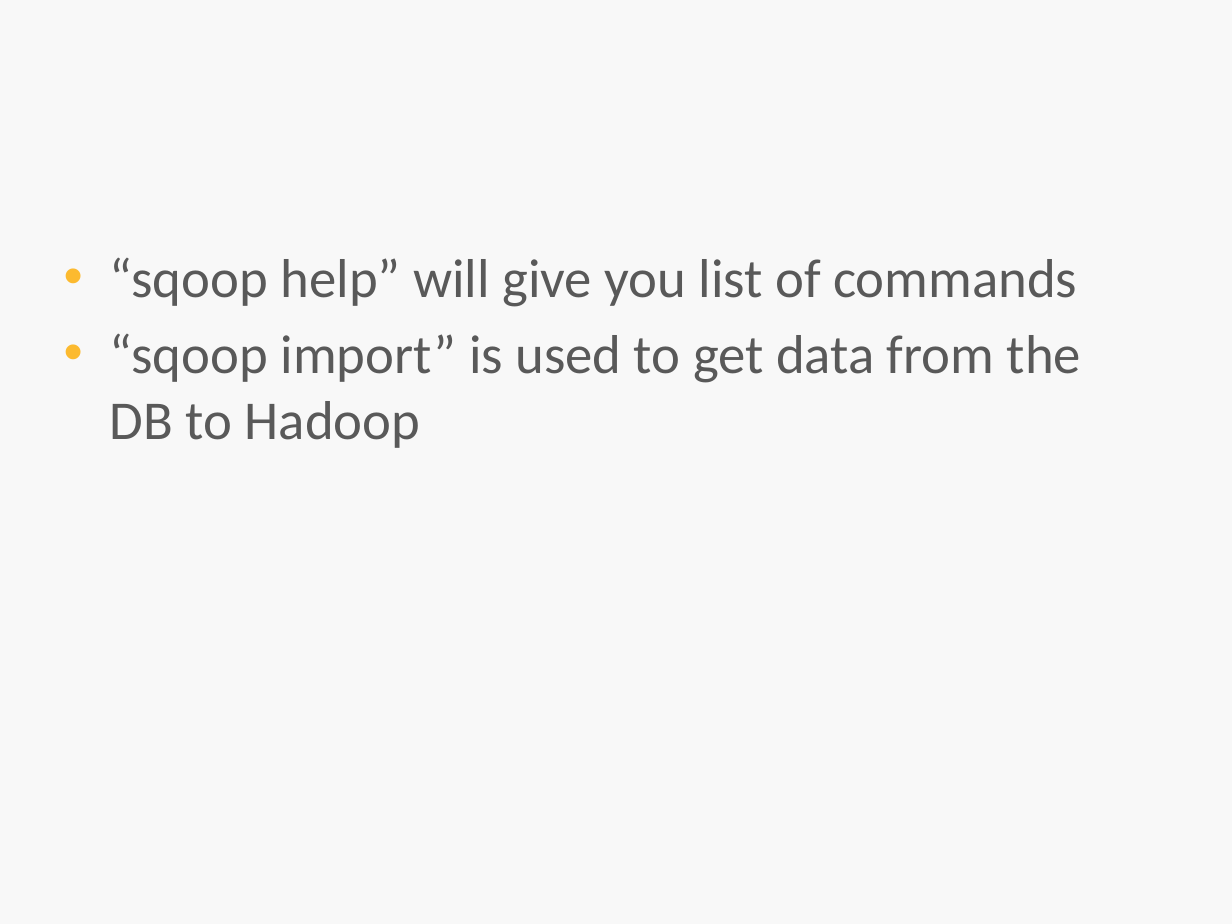
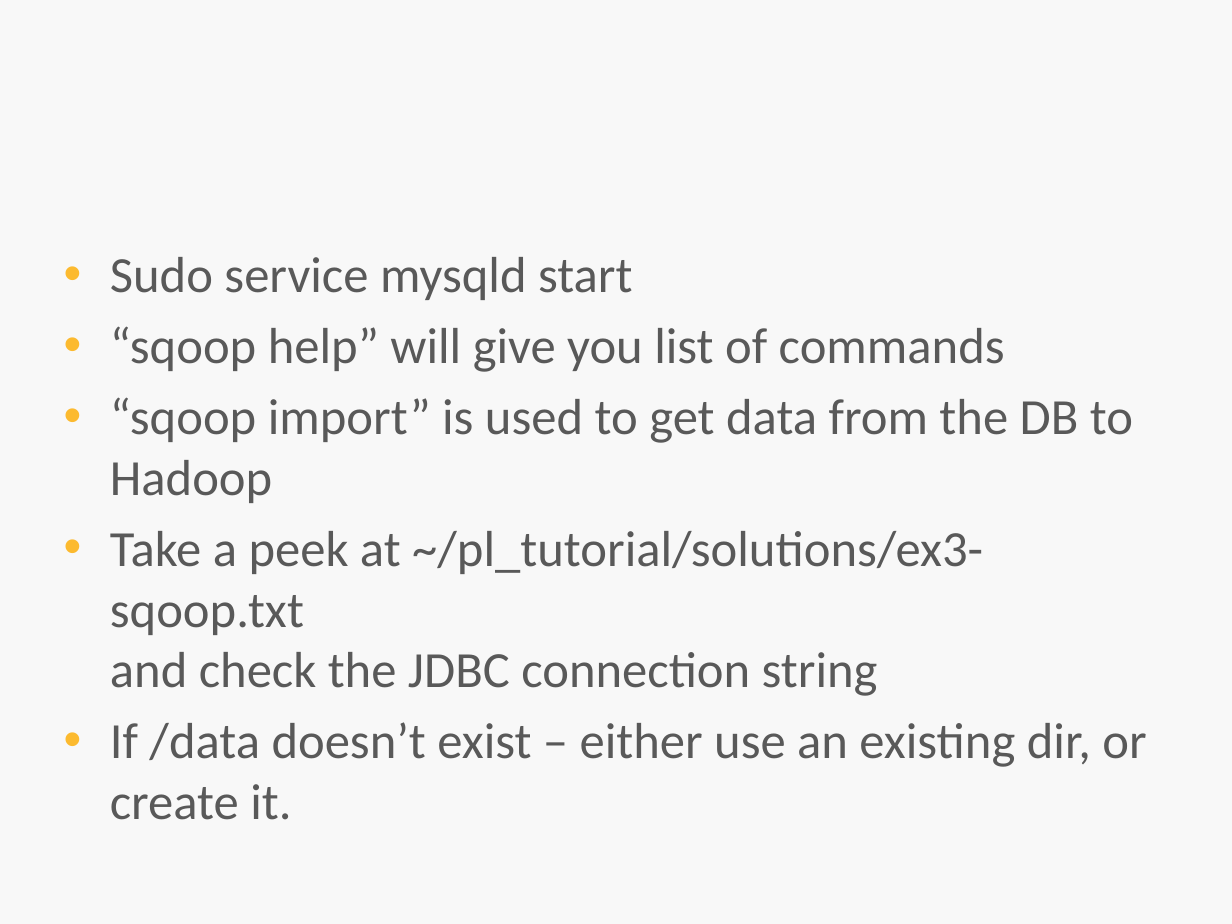
Before and after one commit to dazbur/pl_tutorial, a slide deck: slide 11 of slides/Hadoop ETL for Percona Live - Part 2.pptx. Drawn at 1232x924 pixels with LibreOffice and Linux fonts; fonts in the diff are those of the drawing; background and template pictures are left out. Boxes give left, top, right and bottom in pixels: in the first picture for what was removed or moved away, otherwise in the second. Text is boxed around its words. In the diff, an @@ line names an element or a change of style, - is before the commit and + after.

Commit message:
added fixes discovered during tutorial at Percona Live

```diff
--- a/slides/Hadoop ETL for Percona Live - Part 2.pptx
+++ b/slides/Hadoop ETL for Percona Live - Part 2.pptx
@@ text at [110, 257, 632, 300]: paragraph added @@
+• Sudo service mysqld start
@@ text at [110, 326, 1133, 503]: size 32 to 29.6 pt in "“sqoop help” will give you list of ...", "“sqoop import” is used to get data ..." @@
@@ text at [110, 531, 1146, 820]: paragraphs added @@
+• Take a peek at ~/pl_tutorial/solutions/ex3-sqoop.txt
+  and check the JDBC connection string
+• If /data doesn’t exist – either use an existing dir, or create it.
```
Also in this commit, not shown: 1 other slide changed, 4 other files.
